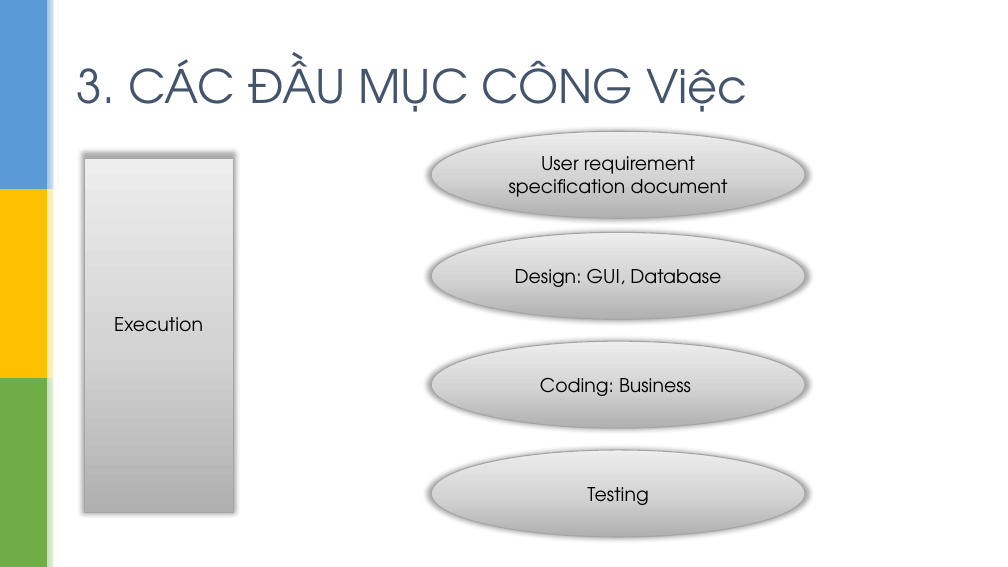
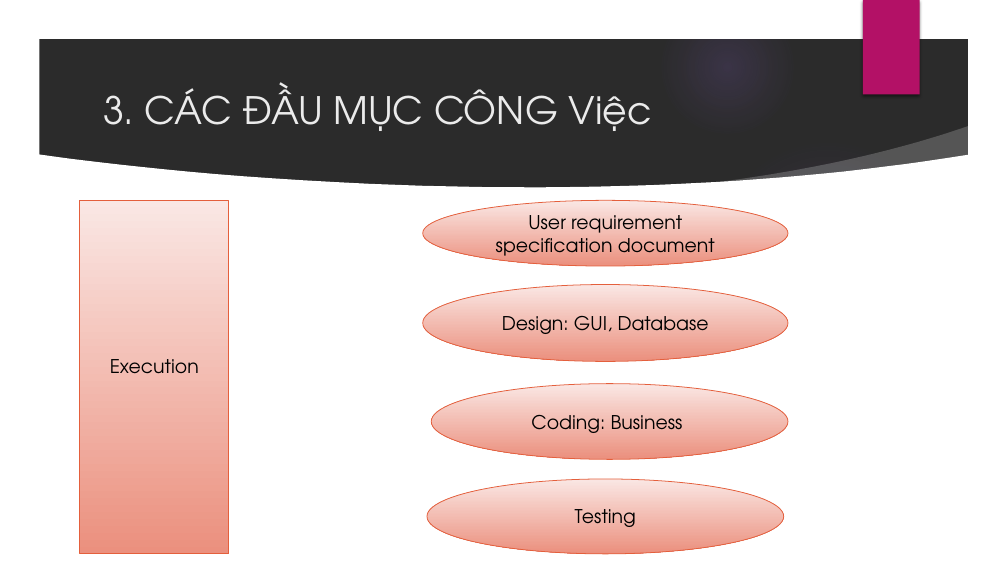
Before and after one commit to sondc/SWM_Project, a slide deck: slide 9 of Document/Slide_Project.pptx (slide 10 before the commit). Drawn at 1008x567 pixels with LibreOffice and Linux fonts; fonts in the diff are those of the drawing; background and template pictures are left out; a plain dark background stands for a picture behind light text. Boxes give left, top, right and bottom in pixels: in the first picture for what was removed or moved away, otherwise in the second. Text is boxed around its words. In the diff, an @@ line names an element or a change of style, - is before the commit and + after.

```diff
--- a/Document/Slide_Project.pptx
+++ b/Document/Slide_Project.pptx
@@ group added at (0, 0, 1008, 567): 5 ellipses, 3 freeform shapes @@
@@ group removed at (0, 0, 59, 567): 7 rectangles @@
@@ rectangle added at (863, 0, 920, 95), fill #B31166 @@
@@ title "3. CÁC ĐẦU MỤC CÔNG ...": place and size @@
-title "3. CÁC ĐẦU MỤC CÔNG ..." at (77, 54, 748, 112)
+title "3. CÁC ĐẦU MỤC CÔNG ..." at (103, 85, 652, 131)
@@ title "3. CÁC ĐẦU MỤC CÔNG ..." at (103, 85, 652, 131): size 44 to 36 pt, text colour #44546A to #EBEBEB @@
@@ rectangle "Execution": place and size @@
-rectangle "Execution" at (84, 159, 233, 513)
+rectangle "Execution" at (80, 200, 229, 554)
@@ fill gradient #B1B1B1 to #D5D5D5 to #EDEDED to gradient #FAE8E5 to #EB907F; outline #A5A5A5 1 pt to #E45F3C 0.75 pt; shadow off in 5 elements at (80, 200, 229, 554), (427, 479, 784, 554), (431, 383, 788, 459), (423, 284, 788, 361), (423, 200, 788, 266) @@
@@ ellipse "User requirement specification document": place and size @@
-ellipse "User requirement specification document" at (431, 132, 805, 219)
+ellipse "User requirement specification document" at (423, 200, 788, 266)
@@ ellipse "Design: GUI, Database": place and size @@
-ellipse "Design: GUI, Database" at (431, 232, 805, 319)
+ellipse "Design: GUI, Database" at (423, 284, 788, 361)
@@ ellipse "Coding: Business": place and size @@
-ellipse "Coding: Business" at (431, 341, 805, 428)
+ellipse "Coding: Business" at (431, 383, 788, 459)
@@ ellipse "Testing": place and size @@
-ellipse "Testing" at (431, 450, 805, 537)
+ellipse "Testing" at (427, 479, 784, 554)
```
Also in this commit, not shown: 7 other slides changed, 3 slides added, 4 slides removed.
